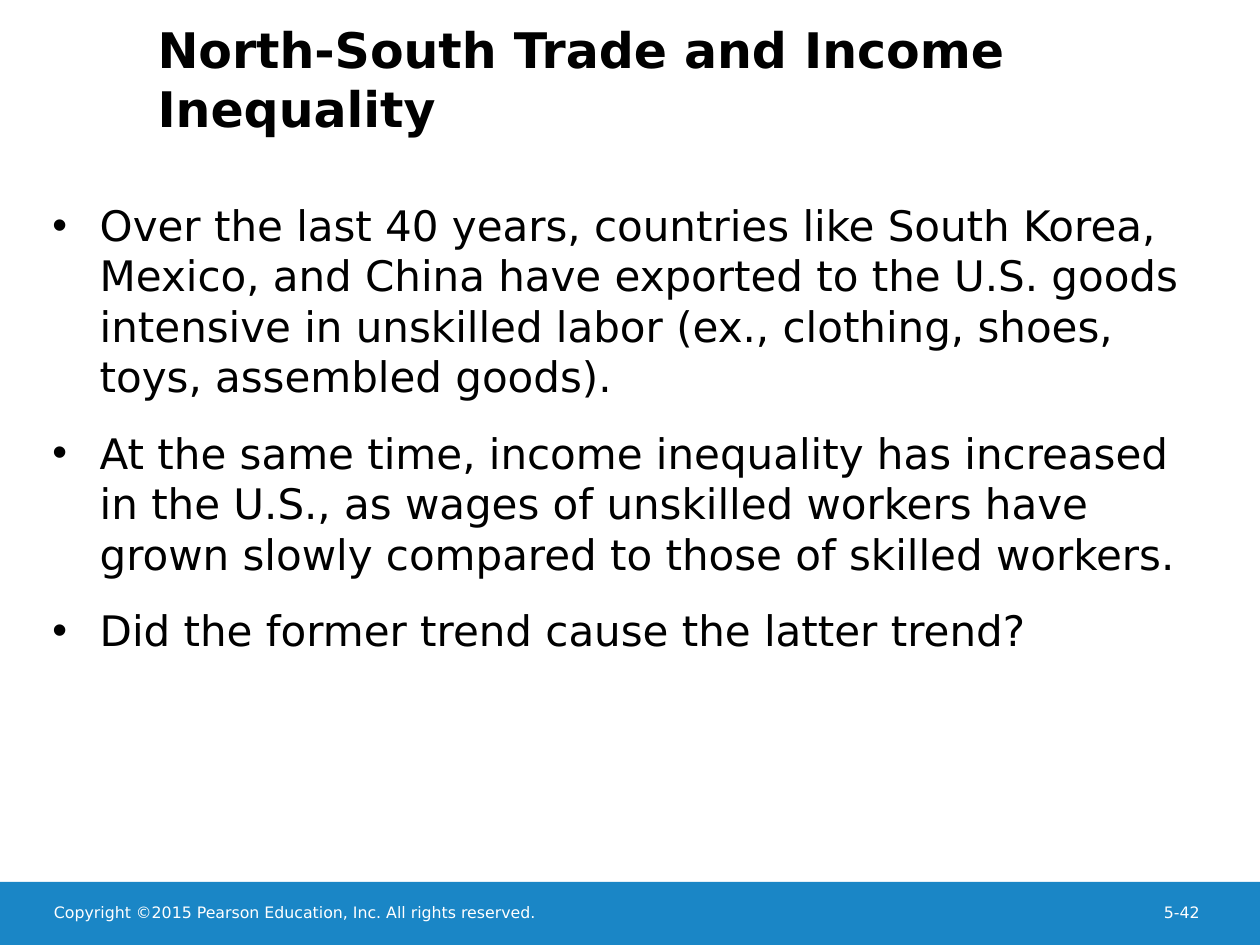
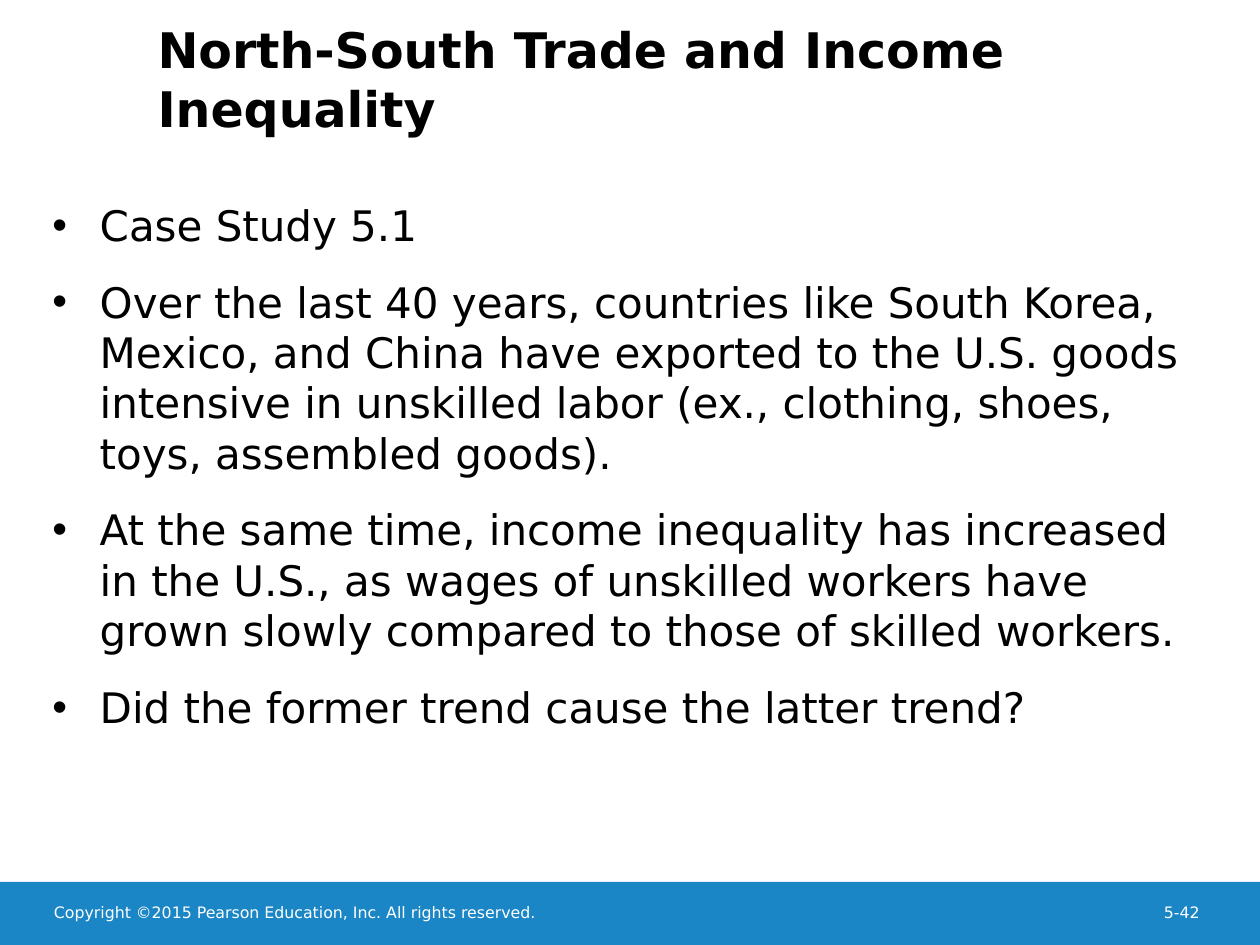
Before and after one commit to hehemin/bayeswhu.github.io, a slide deck: slide 42 of teaching/trade/Ch05.ppt. Drawn at 1260x945 pixels with LibreOffice and Linux fonts; fonts in the diff are those of the drawing; background and template pictures are left out. Boxes give left, top, right and bottom in pixels: in the first picture for what was removed or moved away, otherwise in the second. Text is boxed around its words. In the diff, an @@ line names an element or a change of style, - is before the commit and + after.

Commit message:
trade

```diff
--- a/teaching/trade/Ch05.ppt
+++ b/teaching/trade/Ch05.ppt
@@ text at bbox=[100, 209, 417, 250]: paragraph added @@
+• Case Study 5.1
```
Also in this commit, not shown: 1 other slide changed, 1 other file.
